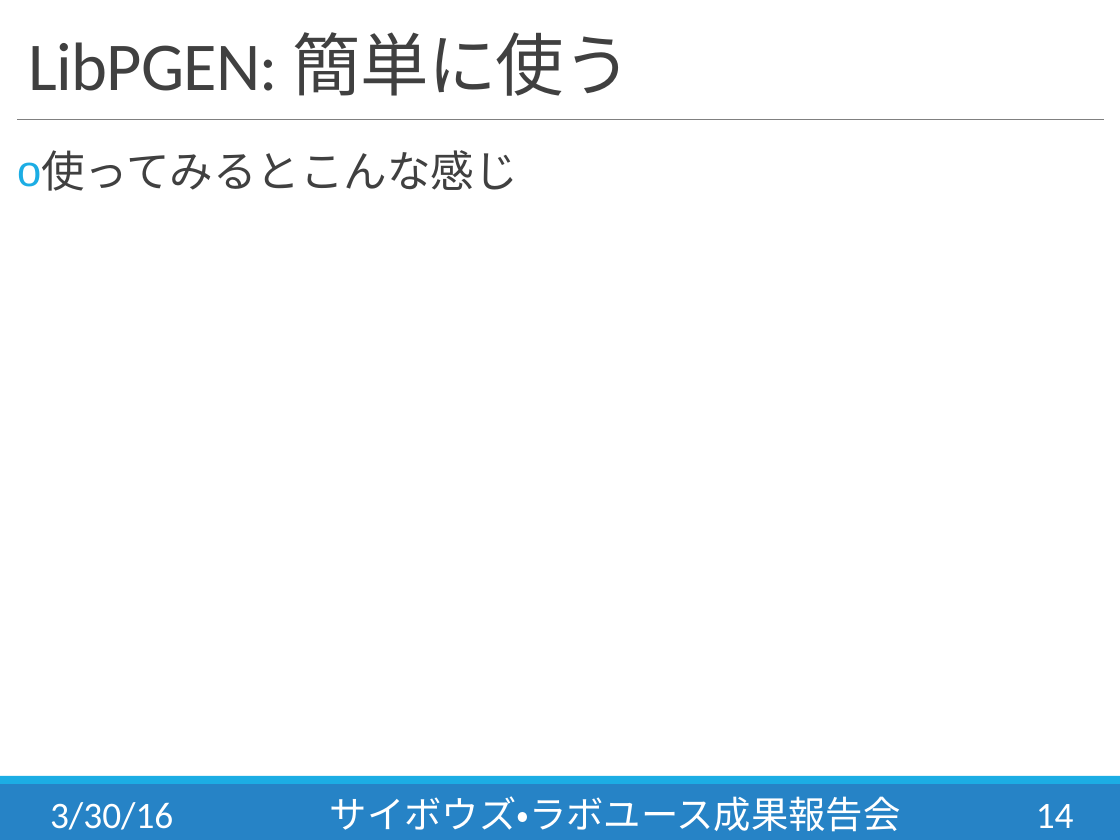
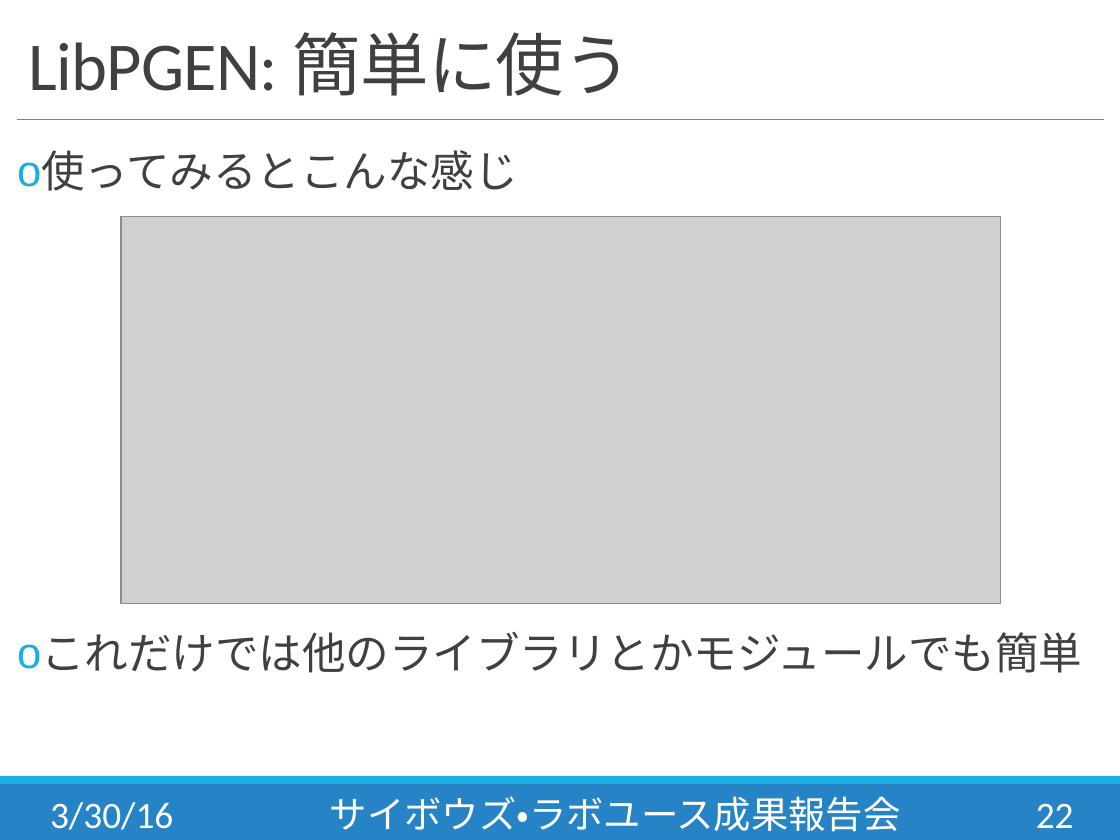
Before and after one commit to slankdev/CybozuLab, a slide deck: slide 22 of docs/presentation/lab5th_slankdev.pptx (slide 14 before the commit). Drawn at 1120x840 pixels with LibreOffice and Linux fonts; fonts in the diff are those of the drawing; grey boxes stand for pictures. Boxes give left, top, right and bottom in pixels: in the first picture for what was removed or moved away, otherwise in the second. Text is boxed around its words. In the diff, an @@ line names an element or a change of style, - is before the commit and + after.

```diff
--- a/docs/presentation/lab5th_slankdev.pptx
+++ b/docs/presentation/lab5th_slankdev.pptx
@@ picture added at <box>121,216,1000,604</box> @@
@@ text at <box>41,632,1082,673</box>: paragraph added @@
+o これだけでは他のライブラリとかモジュールでも簡単
@@ page number at <box>1036,803,1074,828</box>: text changed @@
-14
+22
```
Also in this commit, not shown: 11 other slides changed, 9 slides added, 12 other files.
